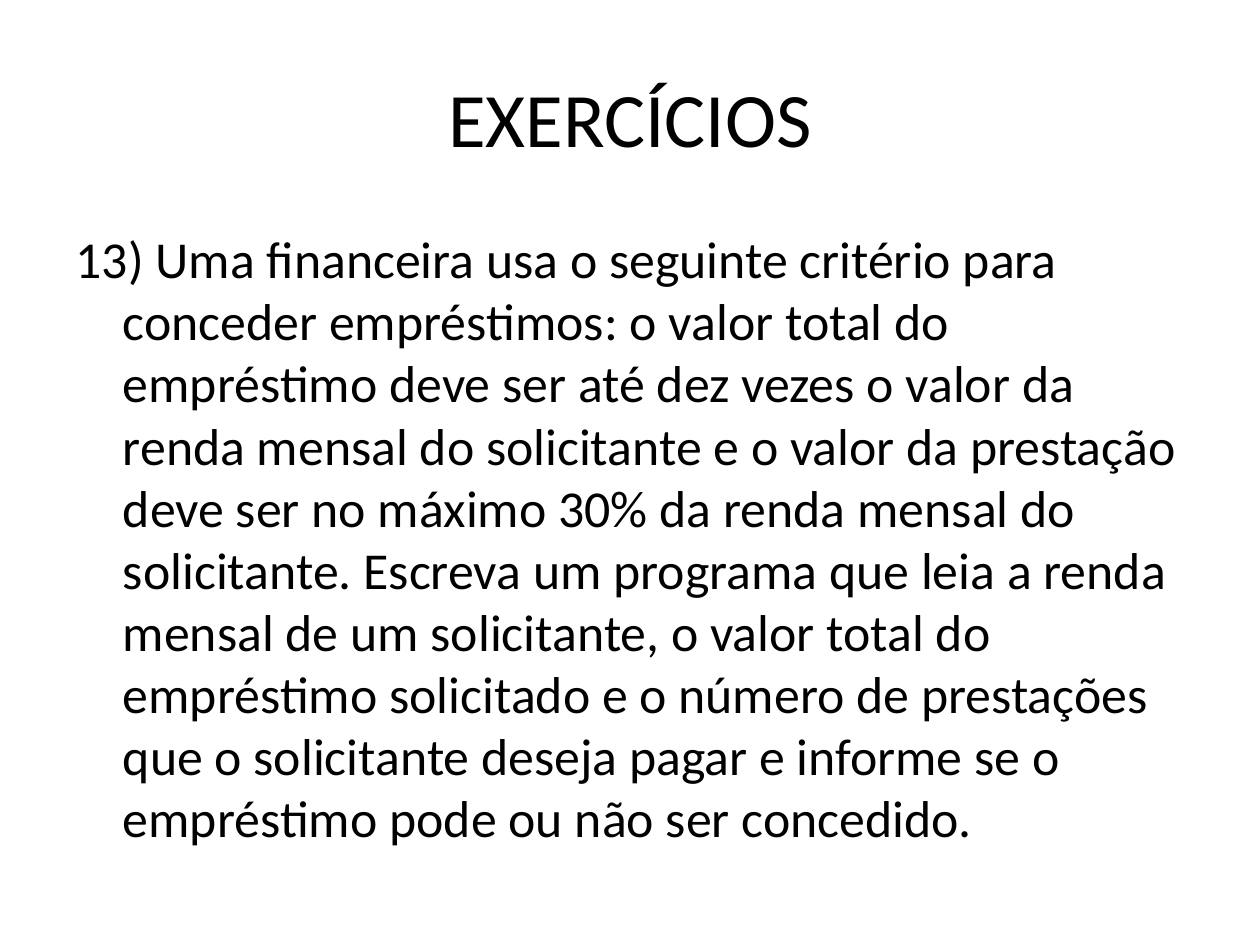
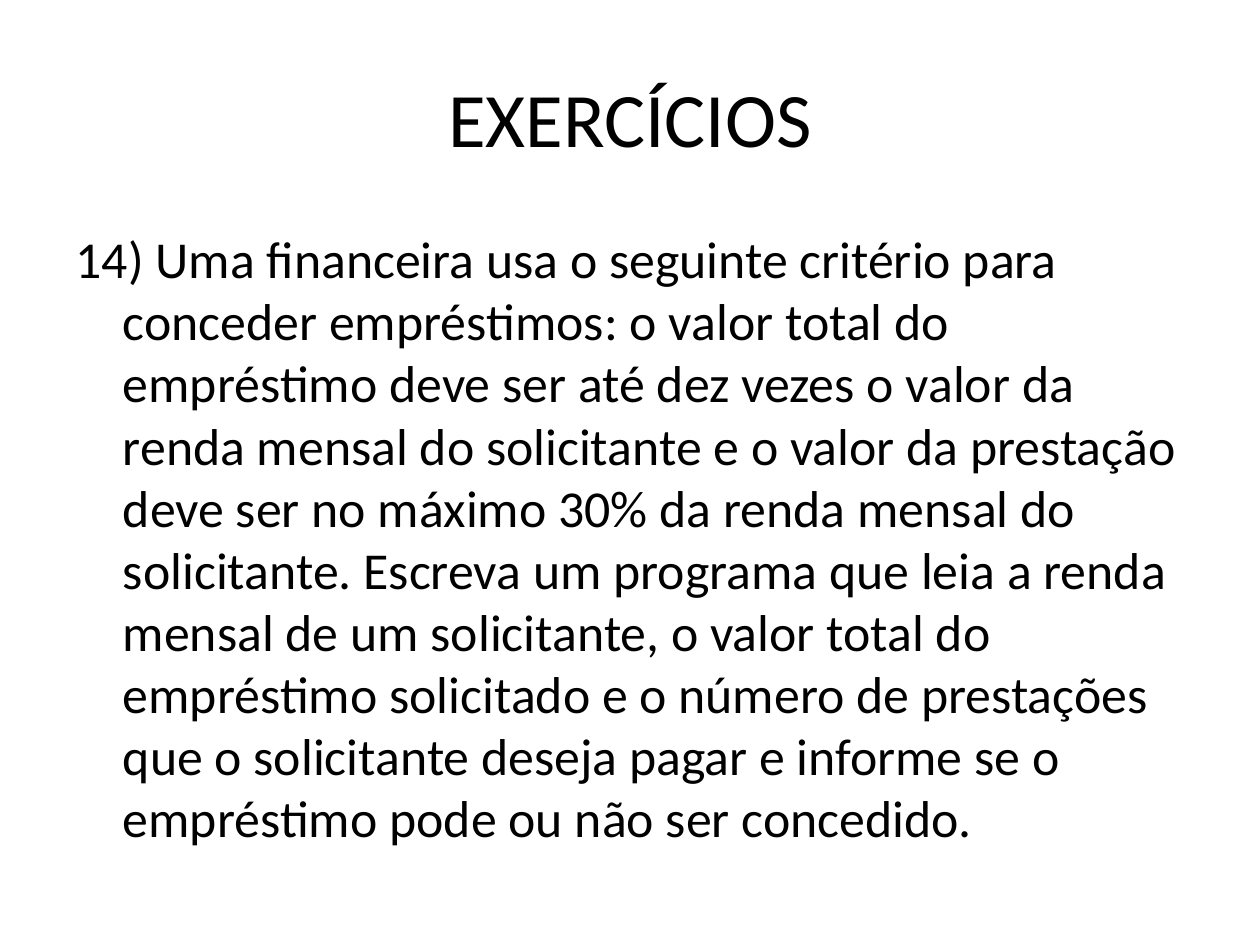
Before and after one commit to ViniciusRodrigues0078/AtividadesVisualG, a slide deck: slide 16 of EXERCÍCIOS_aula_10.pptx. Drawn at 1260x945 pixels with LibreOffice and Linux fonts; fonts in the diff are those of the drawing. Boxes give left, top, right and bottom in pixels: in the first picture for what was removed or moved away, otherwise in the second. Text is boxed around its words. In the diff, an @@ line names an element or a change of style, - is before the commit and + after.

```diff
--- a/EXERCÍCIOS_aula_10.pptx
+++ b/EXERCÍCIOS_aula_10.pptx
@@ text at bbox=[76, 240, 1175, 846]: text changed @@
-13) Uma financeira usa o seguinte critério para conceder empréstimos: o valor total do empréstimo deve ser até dez vezes o valor da renda mensal do solicitante e o valor da prestação deve ser no máximo 30% da renda mensal do solicitante. Escreva um programa que leia a renda mensal de um solicitante, o valor total do empréstimo solicitado e o número de prestações que o solicitante deseja pagar e informe se o empréstimo pode ou não ser concedido.
+14) Uma financeira usa o seguinte critério para conceder empréstimos: o valor total do empréstimo deve ser até dez vezes o valor da renda mensal do solicitante e o valor da prestação deve ser no máximo 30% da renda mensal do solicitante. Escreva um programa que leia a renda mensal de um solicitante, o valor total do empréstimo solicitado e o número de prestações que o solicitante deseja pagar e informe se o empréstimo pode ou não ser concedido.
```
Also in this commit, not shown: 8 other slides changed, 1 slide removed, 7 other files.
